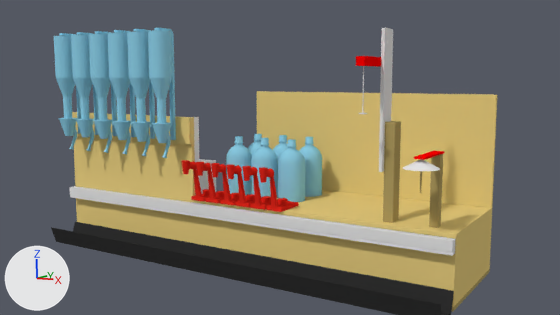
The Blender file cad/barbot.blend as it was, and as the next commit left it.
One viewpoint serves both versions: the file's camera 'Camera'. Arrows for +X, +Y and +Z are at lower left; the lights stay in place.

The first picture shows 'CO2Tap', 'Cube', 'Cylinder', 'Cylinder.001', 'Cylinder.002', 'Cylinder.003', 'Cylinder.004', 'Cylinder.005', 'DripTray', 'OpticFrontBoard', 'Rail.001', 'Right BoxEndBoard', 'RightBoxBackBoard', 'RightBoxFrontBoard', 'RightBoxTopBoard', 'StirrerMetal', 'UmbrellaDropper.003'.
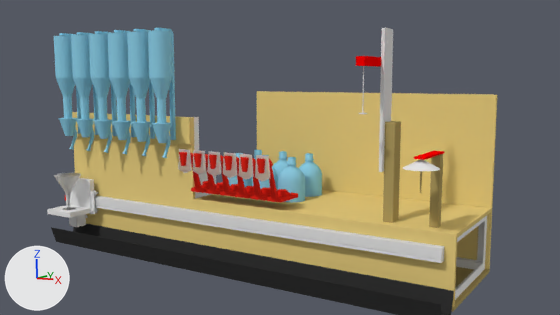
Where the newer file only moved an object's origin or applied its transform, the numbers keep the older frame.

Changed parts and their boxes (x1, y1, x2, y2) in the pictures (560 x 315 px; the box of a moved part takes in the faces that stretch with it):
'Rail.001', reshaped, moved (86% narrower, 23% shorter): before (70, 186, 455, 256); after (47, 173, 99, 227)
'Rail.000', added: after (65, 195, 444, 263)
'CO2Tap', reshaped, moved: before (182, 160, 298, 212); after (178, 149, 298, 203)
'Right BoxEndBoard', hidden: before (455, 213, 491, 305)
'Cylinder.003', moved: before (278, 139, 305, 202); after (278, 157, 305, 203)
'Cylinder.002', moved: before (299, 137, 322, 197); after (299, 153, 322, 197)
'Cylinder.004', moved: before (251, 138, 278, 197); after (252, 155, 278, 190)
'Cylinder.005', moved: before (226, 136, 252, 195); after (228, 153, 252, 187)
'Cylinder.001', moved: before (273, 135, 288, 160); after (272, 151, 288, 177)
'Cylinder', moved: before (247, 134, 262, 156); after (254, 150, 262, 166)
part 1 of me_cube_012, moved or reshaped: before (189, 161, 274, 177); after (190, 153, 273, 168)
part 2 of me_cube_012, moved or reshaped: before (182, 160, 278, 207); after (178, 149, 278, 199)

Patch to the scene script:
```diff
--- a/cad/barbot.blend.py
+++ b/cad/barbot.blend.py
@@ mat_clearplastic @@
+mat_clearplastic = bpy.data.materials.new('ClearPlastic')
+mat_clearplastic.use_nodes = True; mat_clearplastic.node_tree.nodes.clear()
+_N = mat_clearplastic.node_tree.nodes; _L = mat_clearplastic.node_tree.links
+n0 = _N.new('ShaderNodeOutputMaterial'); n0.name = 'Material Output'
+n1 = _N.new('ShaderNodeBsdfTranslucent'); n1.name = 'Translucent BSDF'
+_L.new(n1.outputs[0], n0.inputs[0])  # 'BSDF' to 'Surface'
@@ me_cube_012 @@
 # used by ob_co2tap; location = (0.628, 0.043, 0.146); scale = (0.0275, 0.0525, 0.006)
-me_cube_012.from_pydata(...)  # 212 vertices, 118 faces; spans x -1.0..1.0, y -2.4..1.0, z -1.0..22.7
+me_cube_012.from_pydata(...)  # 222 vertices, 125 faces; spans x -1.0..1.0, y -2.6..1.0, z -1.0..24.1
+# me_cube_012 part 1: the loose piece of 64 vertices spanning x -0.5..0.5, y -2.2..-1.3, z 17.2..21.7 is moved by (0.0, -0.2, 0.0)
+# me_cube_012 part 2
+# 4 vertices are removed from x -0.3..0.3, y -2.3..-1.2, z 20.7..22.7
+# 41 faces are deleted
+# 18 vertices in x -0.5..0.5, y -2.0..-1.2, z 15.5..22.7 move by (0.0, -0.4, 0.0)
+# 10 vertices in x -0.5..0.5, y -2.1, z 15.5..22.7 move by (0.0, -0.2, 0.0)
+# 9 vertices in x -0.3..0.3, y -1.9, z 15.5..22.7 move by (0.0, -0.6, 0.0)
+# 3 vertices in x -0.1..0.1, y -1.8, z 22.7 move by (0.0, -0.8, 0.0)
+# 24 vertices move from x -0.4..0.4, y -2.4..-1.4, z 15.5..22.7 to x -0.4..0.4, y -2.2..-1.4, z 15.5..22.7
+# 14 vertices are added at x -0.9..0.9, y -2.2..-1.6, z 11.1..24.1
+# 7 new faces join them, mat_clearplastic
+# 41 new faces join them, mat_tapplastic (red #e7271b)
 me_cube_012.materials.append(mat_tapplastic)
+me_cube_012.materials.append(mat_clearplastic)
@@ me_cube_013 @@
 # used by ob_rail_001; location = (0.75, -0.016, 0.108); scale = (1.6, 0.012, 0.02)
-me_cube_013.from_pydata(...)  # 50 vertices, 48 faces; spans x -0.47..0.47, y -1.01..0.99, z -0.91..1.09
+me_cube_013.from_pydata(...)  # 1058 vertices, 1146 faces; spans x -0.46..-0.36, y -10.12..0.57, z -4.66..5.46
+# me_cube_013 part 3: 50 vertices removed from x -0.47..0.47, y -1.01..0.99, z -0.91..1.09; 1058 vertices added at x -0.46..-0.36, y -10.12..0.57, z -4.66..5.46
 me_cube_013.materials.append(mat_aluminium)
+me_cube_013.materials.append(mat_clearplastic)
@@ ob_cylinder_005 @@
 ob_cylinder_005 = bpy.data.objects.new('Cylinder.005', me_cylinder_005)
-ob_cylinder_005.location = (0.671, 0.171, 0.145)
+ob_cylinder_005.location = (0.671, 0.171, 0.085)
 ob_cylinder_005.scale = (0.046, 0.046, 0.124)
@@ ob_cylinder_004 @@
 ob_cylinder_004 = bpy.data.objects.new('Cylinder.004', me_cylinder_004)
-ob_cylinder_004.location = (0.78, 0.171, 0.145)
+ob_cylinder_004.location = (0.78, 0.171, 0.085)
 ob_cylinder_004.scale = (0.046, 0.046, 0.124)
@@ ob_cylinder_003 @@
 ob_cylinder_003 = bpy.data.objects.new('Cylinder.003', me_cylinder_003)
-ob_cylinder_003.location = (0.89, 0.171, 0.145)
+ob_cylinder_003.location = (0.89, 0.171, 0.085)
 ob_cylinder_003.scale = (0.046, 0.046, 0.124)
@@ ob_cylinder_002 @@
 ob_cylinder_002 = bpy.data.objects.new('Cylinder.002', me_cylinder_002)
-ob_cylinder_002.location = (0.89, 0.291, 0.145)
+ob_cylinder_002.location = (0.89, 0.291, 0.085)
 ob_cylinder_002.scale = (0.046, 0.046, 0.124)
@@ ob_cylinder_001 @@
 ob_cylinder_001 = bpy.data.objects.new('Cylinder.001', me_cylinder_001)
-ob_cylinder_001.location = (0.78, 0.291, 0.145)
+ob_cylinder_001.location = (0.78, 0.291, 0.085)
 ob_cylinder_001.scale = (0.046, 0.046, 0.124)
@@ ob_right_boxendboard @@
 ob_right_boxendboard.location = (1.494, 0.2, 0.035)
+ob_right_boxendboard.hide_set(True)  # its collection is switched off
@@ ob_co2tap @@
 ob_co2tap = bpy.data.objects.new('CO2Tap', me_cube_012)
-ob_co2tap.location = (0.628, 0.043, 0.146)
+ob_co2tap.location = (0.628, 0.043, 0.176)
 ob_co2tap.scale = (0.0275, 0.0525, 0.006)
@@ ob_rail_001 @@
 ob_rail_001 = bpy.data.objects.new('Rail.001', me_cube_013)
-ob_rail_001.location = (0.75, -0.016, 0.108)
+ob_rail_001.location = (0.72, -0.012, 0.082)
 ob_rail_001.scale = (1.6, 0.012, 0.02)
@@ ob_cylinder @@
 ob_cylinder = bpy.data.objects.new('Cylinder', me_cylinder)
-ob_cylinder.location = (0.671, 0.291, 0.145)
+ob_cylinder.location = (0.671, 0.291, 0.085)
 ob_cylinder.scale = (0.046, 0.046, 0.124)
@@ ob_rail_000 @@
+ob_rail_000 = bpy.data.objects.new('Rail.000', me_cube_025)  # 58 vertices, 54 faces; spans x -0.47..0.47, y -1.44..0.99, z -0.91..1.09; in mat_aluminium (light grey #e4e4e4), mat_tapplastic (red #e7271b)
+ob_rail_000.location = (0.72, -0.012, 0.082)
+ob_rail_000.scale = (1.6, 0.012, 0.02)
```
